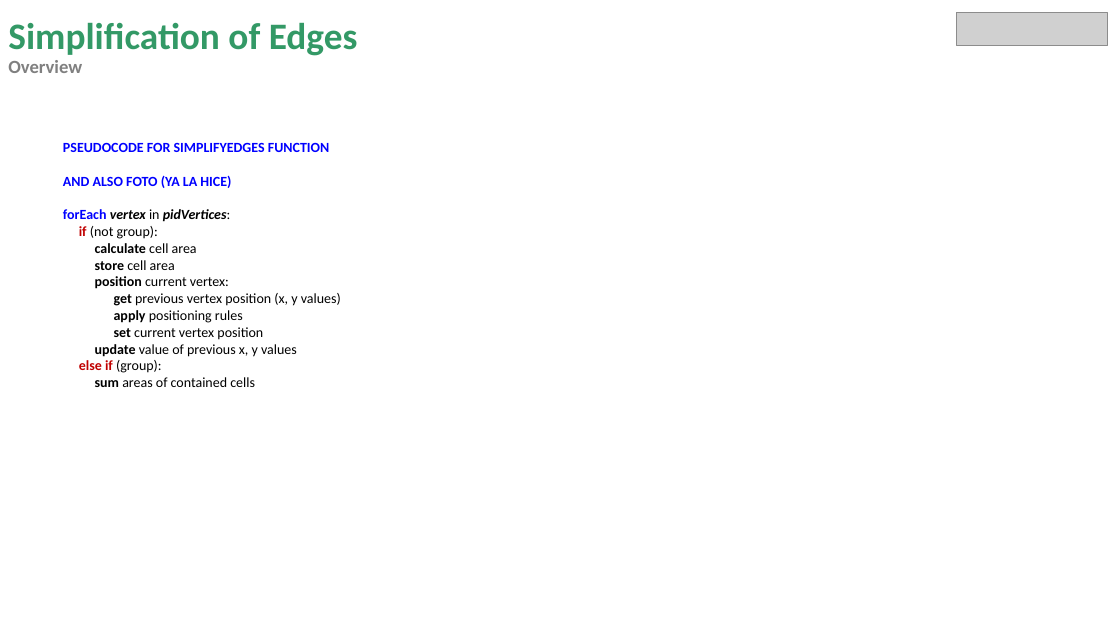
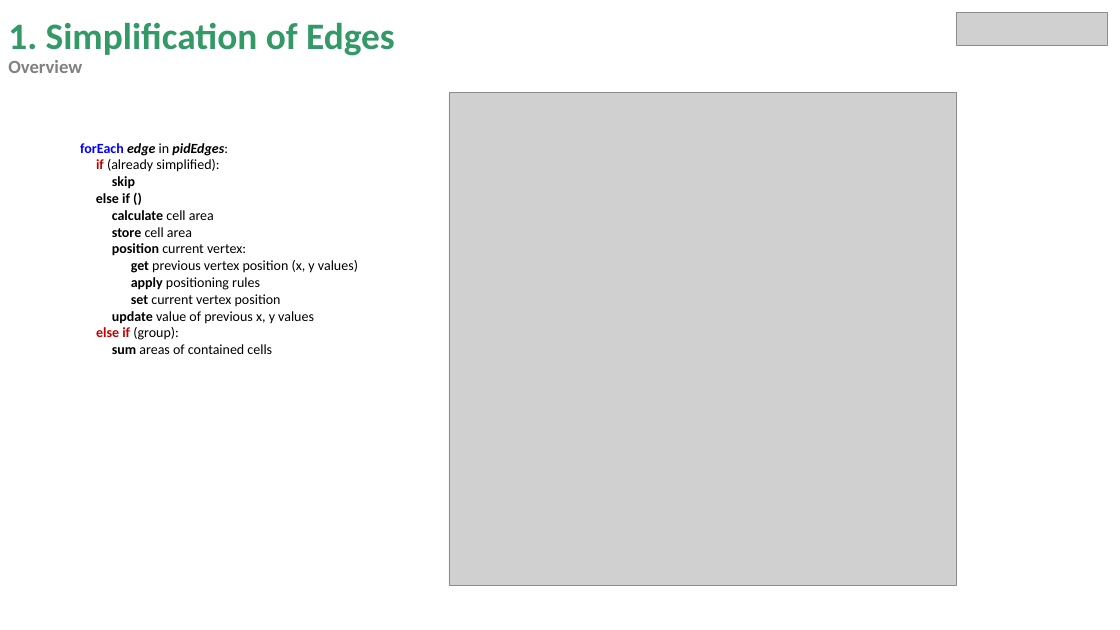
Before and after one commit to miguelrk/tum-mw-bachelorarbeit, a slide deck: slide 5 of 3 Entwicklungsphase/weekly_meeting_14.pptx (slide 6 before the commit). Drawn at 1120x630 pixels with LibreOffice and Linux fonts; fonts in the diff are those of the drawing; grey boxes stand for pictures. Boxes give left, top, right and bottom in pixels: in the first picture for what was removed or moved away, otherwise in the second. Text is boxed around its words. In the diff, an @@ line names an element or a change of style, - is before the commit and + after.

```diff
--- a/3 Entwicklungsphase/weekly_meeting_14.pptx
+++ b/3 Entwicklungsphase/weekly_meeting_14.pptx
@@ title at [8, 22, 395, 73]: text changed @@
-Simplification of Edges
-Overview
+1. Simplification of Edges
+Overview
@@ picture added at [449, 92, 956, 585] @@
@@ text "forEach edge in pidEdges:": place and size @@
-text "forEach edge in pidEdges:" at [63, 142, 341, 387]
+text "forEach edge in pidEdges:" at [80, 143, 358, 354]
@@ text at [80, 143, 228, 203]: text changed; text colour #0000FF to #000000 @@
-PSEUDOCODE FOR SIMPLIFYEDGES FUNCTION
-AND ALSO FOTO (YA LA HICE)
-forEach vertex in pidVertices:
-if (not group):
+forEach edge in pidEdges:
+if (already simplified):
+skip
+else if ()
```
Also in this commit, not shown: 5 other slides changed, 4 slides added, 1 slide removed, 20 other files.
